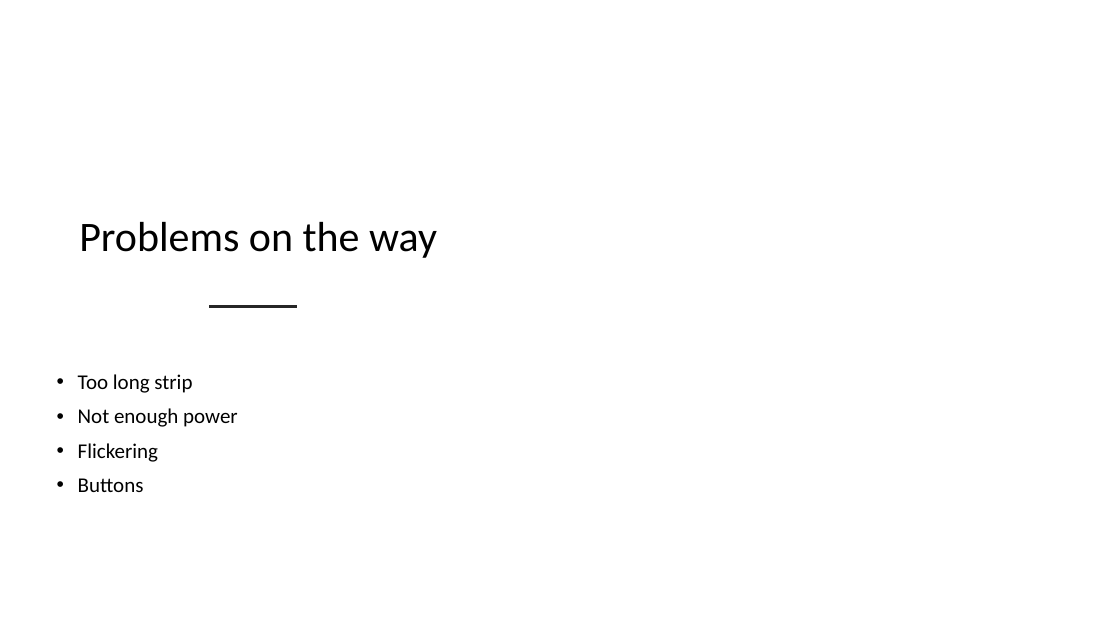
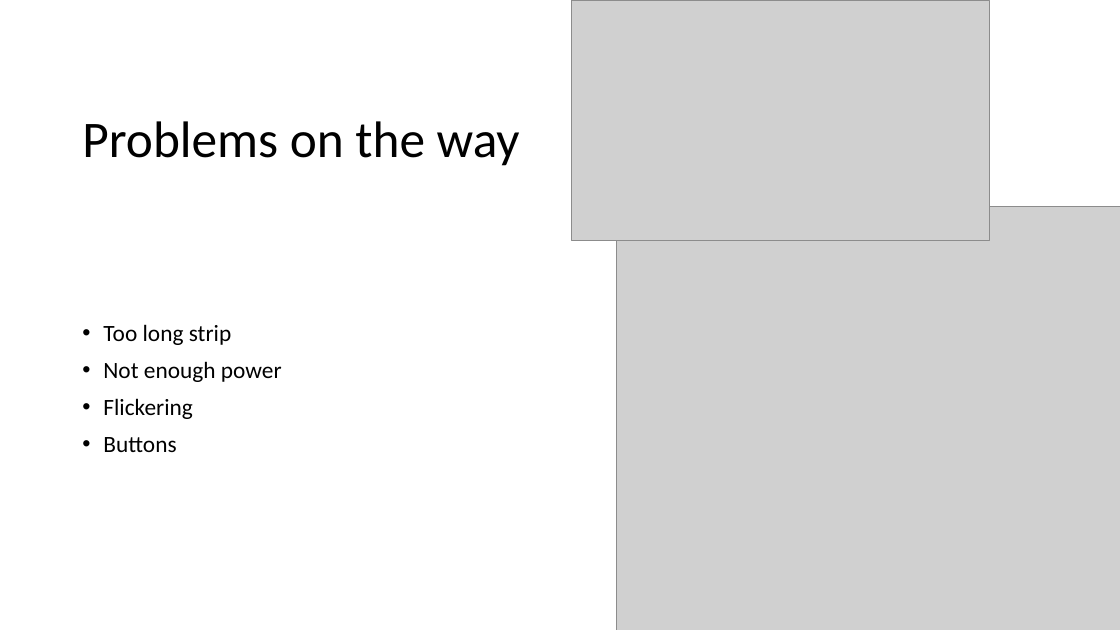
Before and after one commit to mpas97/LEDtrix, a slide deck: slide 6 of Bericht/Presentation.pptx. Drawn at 1120x630 pixels with LibreOffice and Linux fonts; fonts in the diff are those of the drawing; grey boxes stand for pictures; background and template pictures are left out. Boxes give left, top, right and bottom in pixels: in the first picture for what was removed or moved away, otherwise in the second. Text is boxed around its words. In the diff, an @@ line names an element or a change of style, - is before the commit and + after.

```diff
--- a/Bericht/Presentation.pptx
+++ b/Bericht/Presentation.pptx
@@ picture added at box(571, 0, 989, 240) @@
@@ title "Problems on the way": place and size @@
-title "Problems on the way" at box(79, 222, 437, 258)
+title "Problems on the way" at box(82, 121, 520, 166)
@@ title "Problems on the way" at box(82, 121, 520, 166): size 36 to 44 pt; alignment centre to left @@
@@ freeform shape removed at box(0, 92, 553, 630) @@
@@ picture added at box(616, 207, 1120, 630) @@
@@ text "Too long strip": place and size @@
-text "Too long strip" at box(78, 374, 238, 492)
+text "Too long strip" at box(103, 324, 282, 452)
@@ text "Too long strip" at box(103, 324, 282, 452): size 18 to 20 pt @@
@@ line removed from (210, 307) to (296, 307) @@
```
Also in this commit, not shown: 3 other slides changed, 1 slide added, 1 slide removed, 1 other file.
